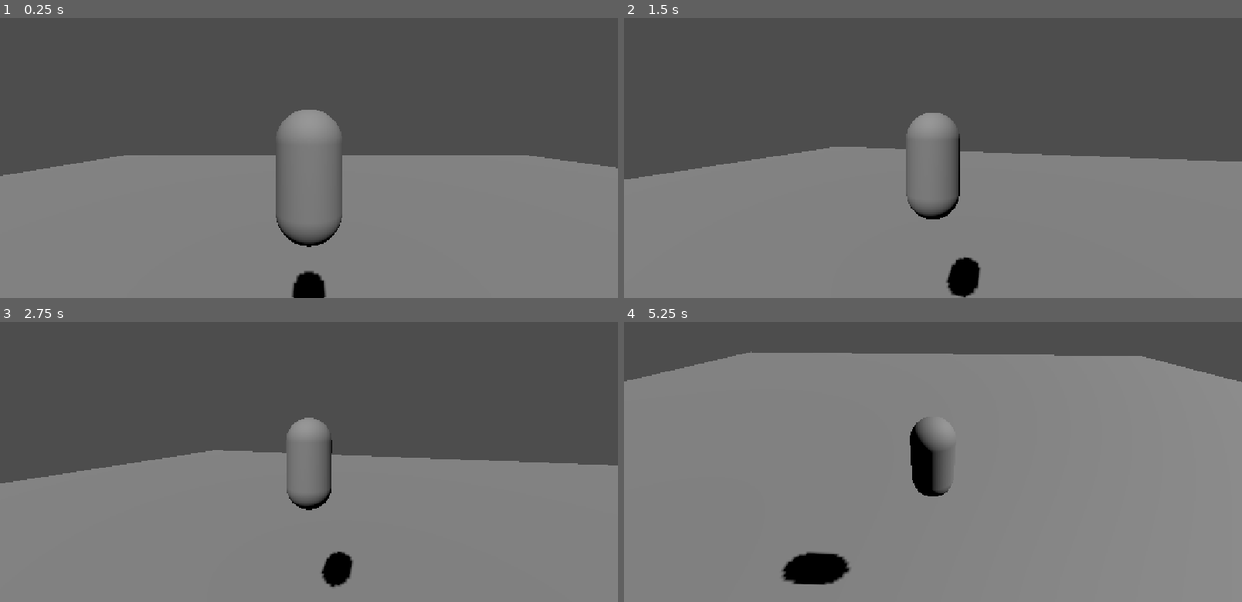
Above: before the commit, frames 1-4 (two rows, left to right).
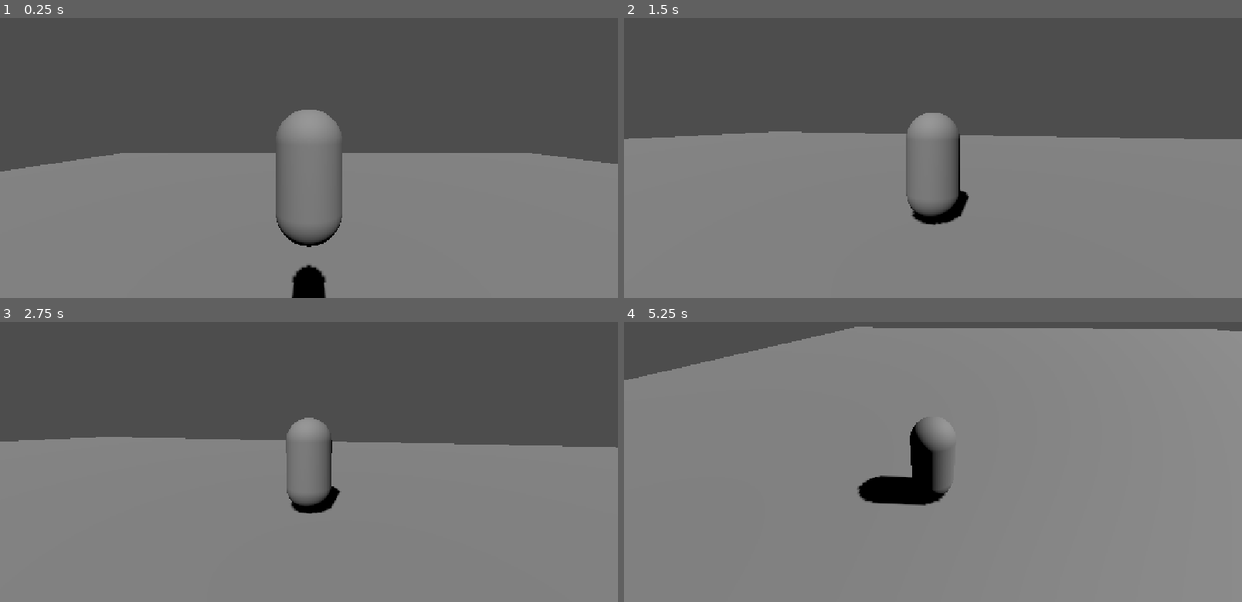
Above: after the commit, the same moments.

Repository: DropletU/CGAP
Game: Godot game, scene res://Scenes/main.tscn
Two runs of this game, one before a commit and one after it. Both use one fixed random seed, a clock stepped at 60 frames per second and the inputs below.
Inputs (mouse positions are in pixels of both pictures, inside the frame that each line leads up to):
- Up to frame 1 (0.25 s): no input
- Up to frame 2 (1.5 s): move the mouse to (963, 124) at 0.52 s; hold Shift (sprint) 0.53-1.28 s; hold W (forward) from 0.53 s (still down); tap Space (jump) at 0.77 s; move the mouse to (902, 127) at 1.27 s; tap Tab (toggle_mouse_capture) at 1.35 s
- Up to frame 3 (2.75 s): tap Space (jump) at 1.52 s; move the mouse to (370, 352) at 2.02 s; release W (forward) at 2.03 s; hold D (right) from 2.03 s (still down); hold Mouse wheel down (wheel_down) from 2.03 s (still down)
- Up to frame 4 (5.25 s): move the mouse to (902, 498) at 2.77 s; release D (right) at 2.78 s; release Mouse wheel down (wheel_down) at 2.78 s; hold W (forward) 2.78-3.53 s; tap Mouse wheel up (wheel_up) at 2.85 s; tap Space (jump) at 3.02, 3.77, 4.52 s; move the mouse to (1118, 481) at 3.52 s; hold Shift (sprint) 3.53-4.28 s; hold A (left) 3.53-5.03 s; move the mouse to (747, 375) at 4.27 s; tap Tab (toggle_mouse_capture) at 4.35 s; move the mouse to (939, 428) at 5.02 s; hold W (forward) from 5.03 s (still down); hold Mouse wheel down (wheel_down) from 5.03 s (still down)

The runs differ from the first frame. In frame 1, 1.0% of the frame differs, in the area x 0-100%, y 48-100%; in frame 2, 8.1%; in frame 3, 7.3%; in frame 4, 9.6%, in the area x 0-100%, y 1-94%.
Error before the commit: Trying to assign value of type 'Node' to a variable of type 'player_state.gd'. (res://Scripts/player.gd:8)
Error after the commit: Invalid call. Nonexistent function 'enter' in base 'Nil'. (res://Scripts/Classes/States/PlayerStates/player_state_machine.gd:12)

Commit message:
PlayerStateMachine: Fix bug with initialization

Diff:
--- a/Scripts/Classes/States/PlayerStates/player_state_machine.gd
+++ b/Scripts/Classes/States/PlayerStates/player_state_machine.gd
@@ -3,7 +3,7 @@
 @export var initial_state: PlayerState
 var current_state: PlayerState
 
-func _init(player: Player) -> void:
+func init(player: Player) -> void:
 	for child in get_children():
 		if child is PlayerState:
 			child.player = player
--- a/Scripts/player.gd
+++ b/Scripts/player.gd
@@ -5,9 +5,12 @@
 @export var jump_velocity = 6.0
 var speed_multi = 1.0
 
-@onready var state: PlayerState = $PlayerStateMachine
+@onready var state_machine: PlayerStateMachine = $PlayerStateMachine
 
 @onready var camera = $CameraComponent/Camera3D
+
+func _ready() -> void:
+	state_machine.init(self)
 
 func _physics_process(delta: float) -> void:
 
